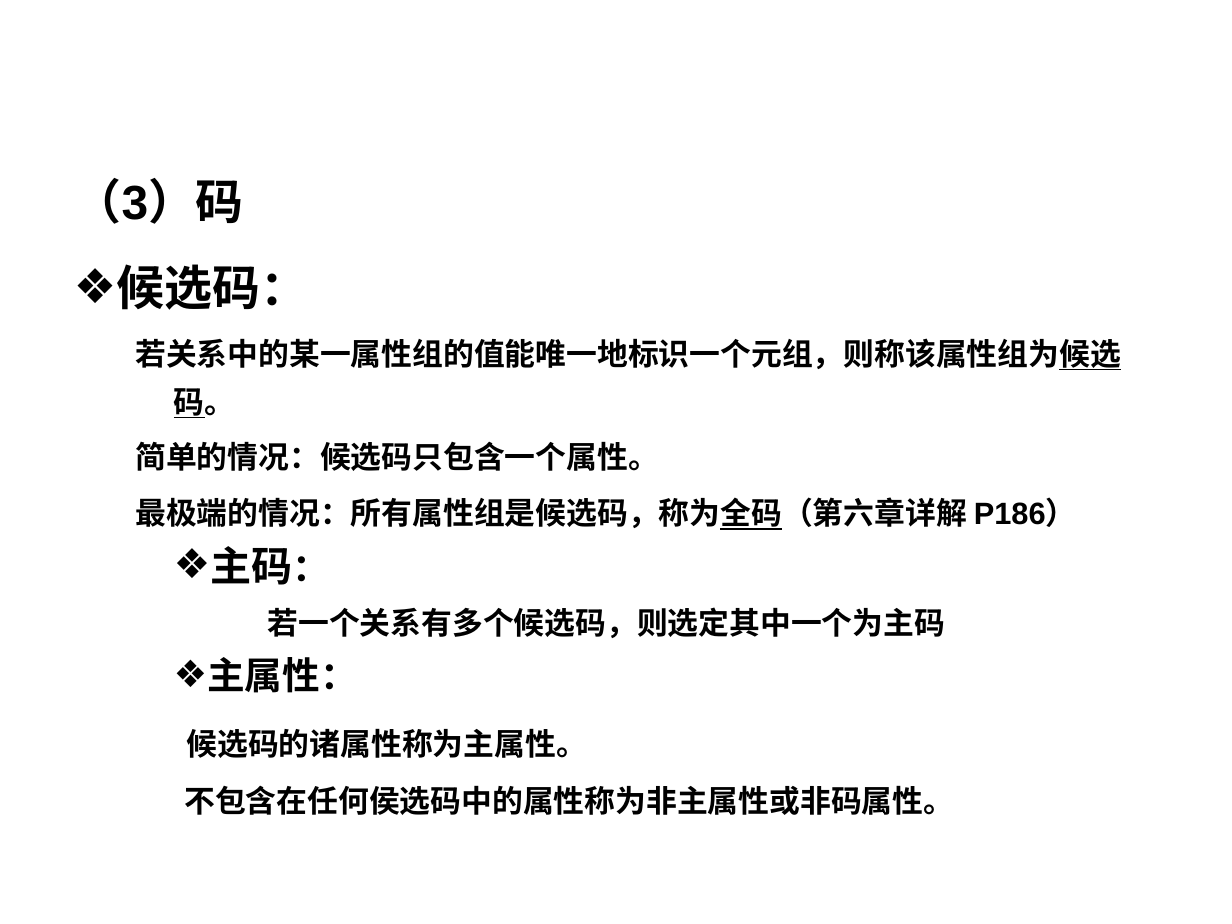
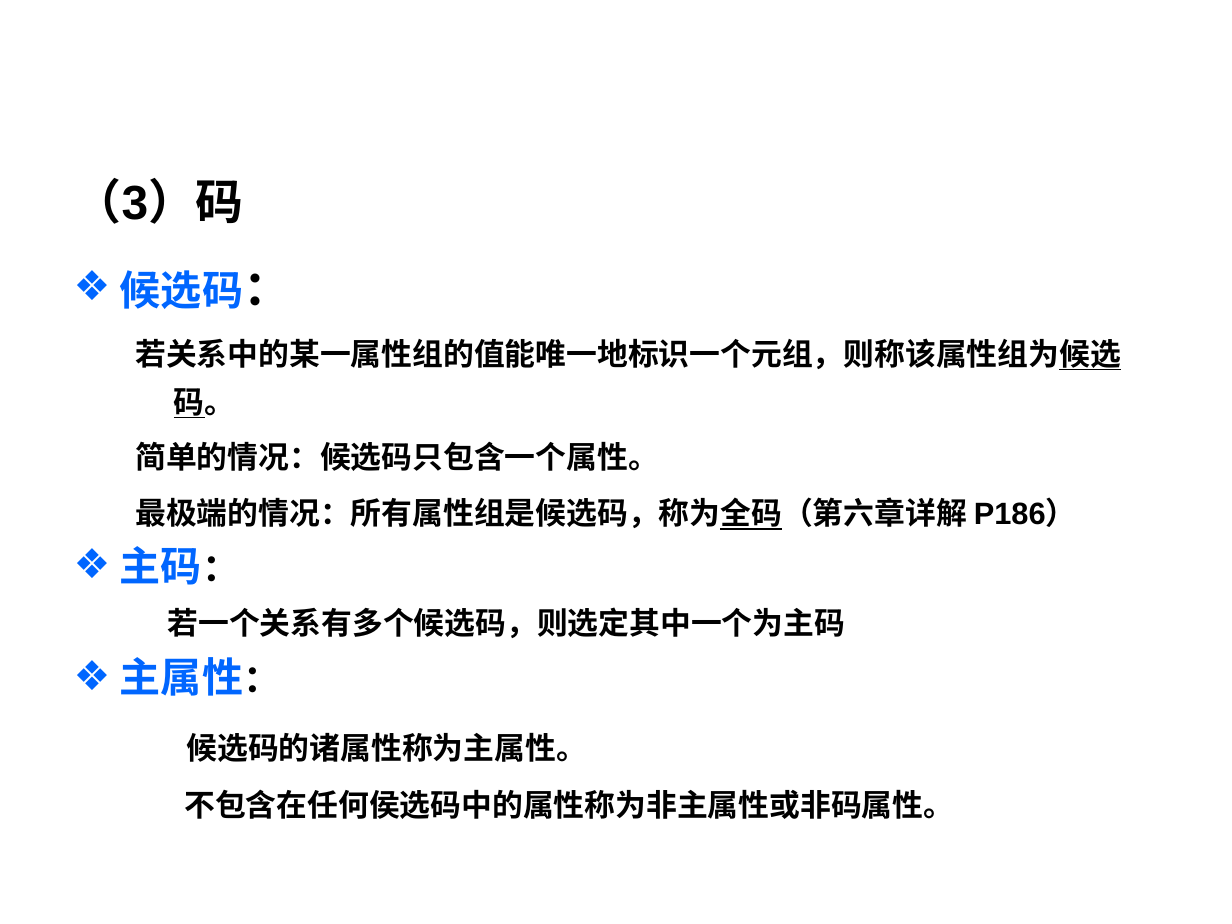
Before and after one commit to HBU/DataBase, a slide deck: slide 14 of PPT/DB第02章.ppt. Drawn at 1232x924 pixels with LibreOffice and Linux fonts; fonts in the diff are those of the drawing; background and template pictures are left out. Boxes give left, top, right and bottom in pixels: in the first picture for what was removed or moved away, otherwise in the second. Text is boxed around its words. In the diff, an @@ line names an element or a change of style, - is before the commit and + after.

```diff
--- a/PPT/DB第02章.ppt
+++ b/PPT/DB第02章.ppt
@@ text at [74,178,845,696]: size 28 to 24 pt in "候选码："; text colour #000000 to #0066FF in "候选码：", "主码：", "主属性："; size 22 to 24 pt in "主属性："; indent changed; bullet colour #000000 to #0066FF @@
```
Also in this commit, not shown: 24 other slides changed, 6 other files.
